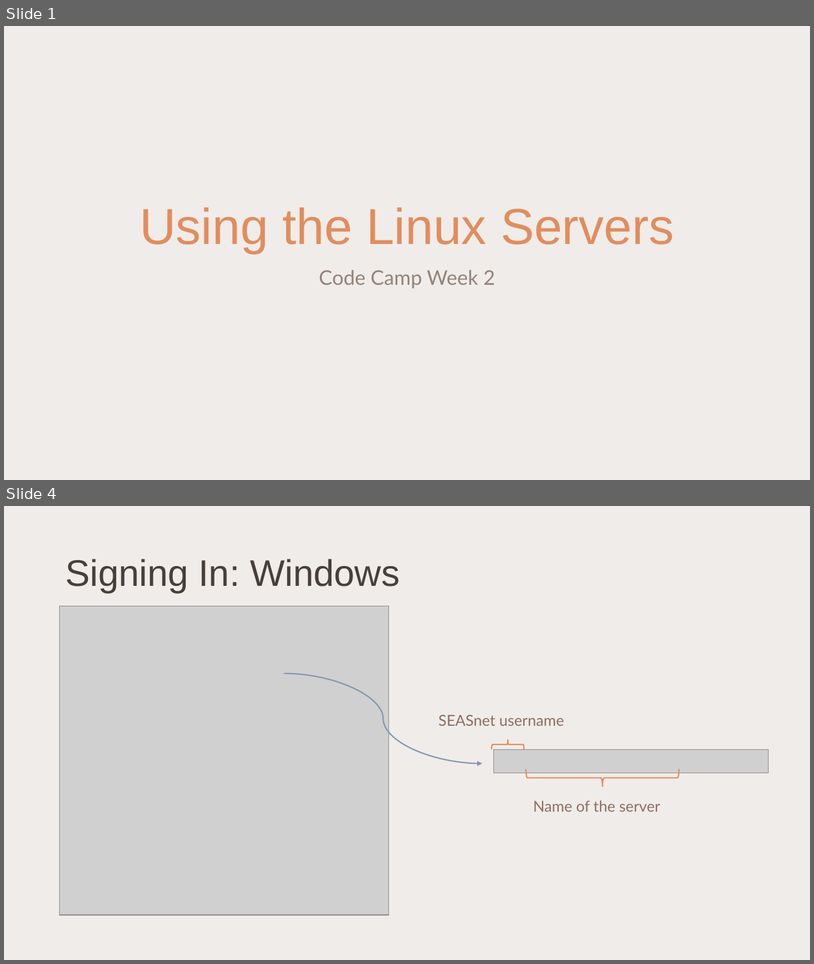
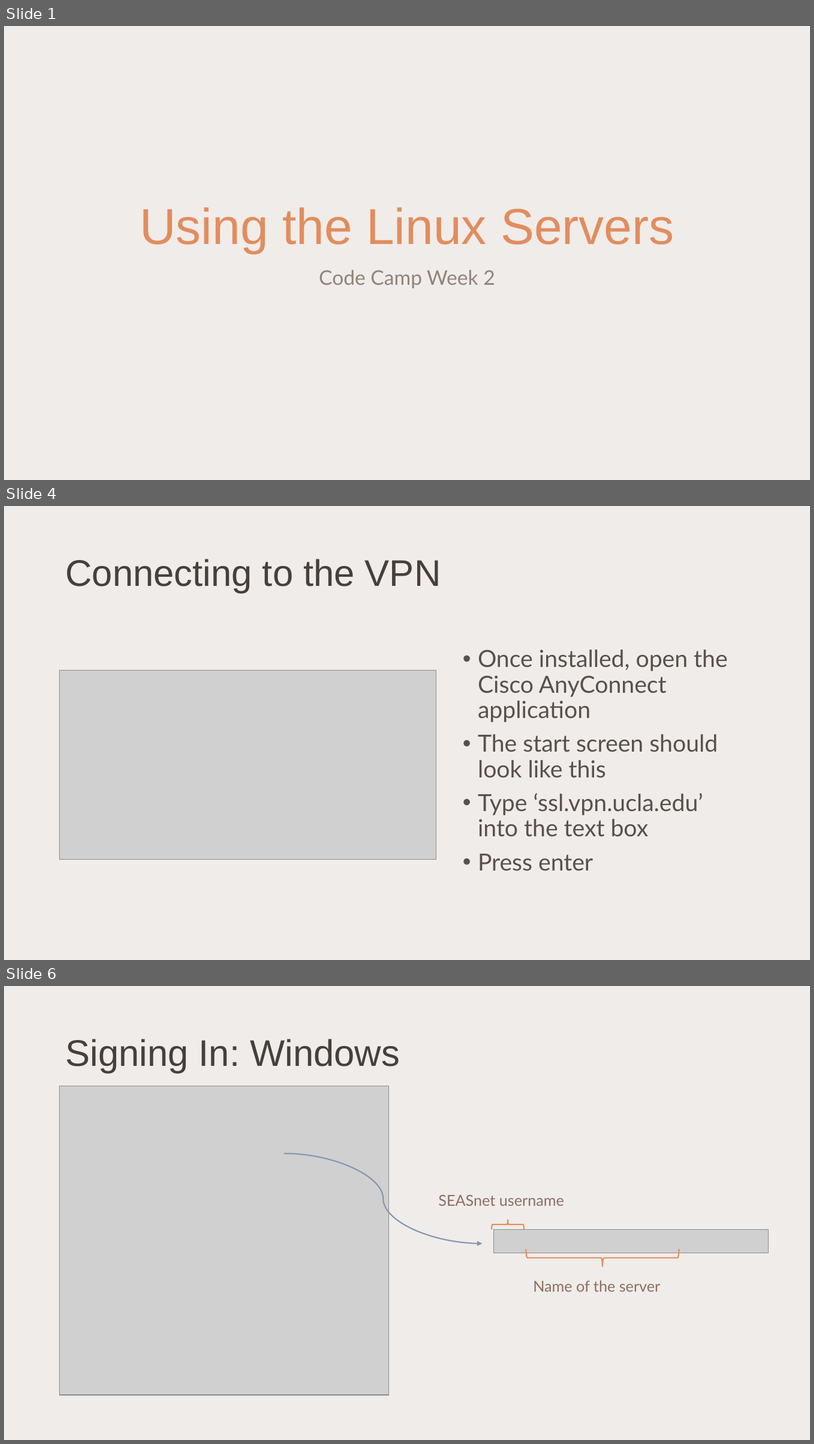
Before and after one commit to kyleromero98/Code-Camp, a slide deck: Week-3/Using the Linux Servers.pptx. Shown one above the other, each under a label of ours: slides 1 and 4 before the commit, slides 1, 4 and 6 after it; the slides between them are not shown. The pictures are 814x964 and 814x1444 pixels, drawn with LibreOffice and Linux fonts; fonts in the diff are those of the drawing; grey boxes stand for pictures. Boxes give left, top, right and bottom in pixels: in the first picture for what was removed or moved away, otherwise in the second. Text is boxed around its words. In the diff, an @@ line names an element or a change of style, - is before the commit and + after.

```diff
--- a/Week-3/Using the Linux Servers.pptx
+++ b/Week-3/Using the Linux Servers.pptx
@@ slide 4 added at [4, 506, 810, 960], background #F0ECE9 @@
@@ title added at [65, 559, 441, 593], 44 pt, text #463F3A @@
+Connecting to the VPN
@@ text added at [478, 649, 728, 871], 28 pt, text #5A504A @@
+• Once installed, open the Cisco AnyConnect application
+• The start screen should look like this
+• Type ‘ssl.vpn.ucla.edu’ into the text box
+• Press enter
@@ picture added at [60, 670, 437, 859] @@
@@ what was slide 4 is now slide 6 @@
```
Also in this commit, not shown: 5 slides changed, 7 other slides added.
